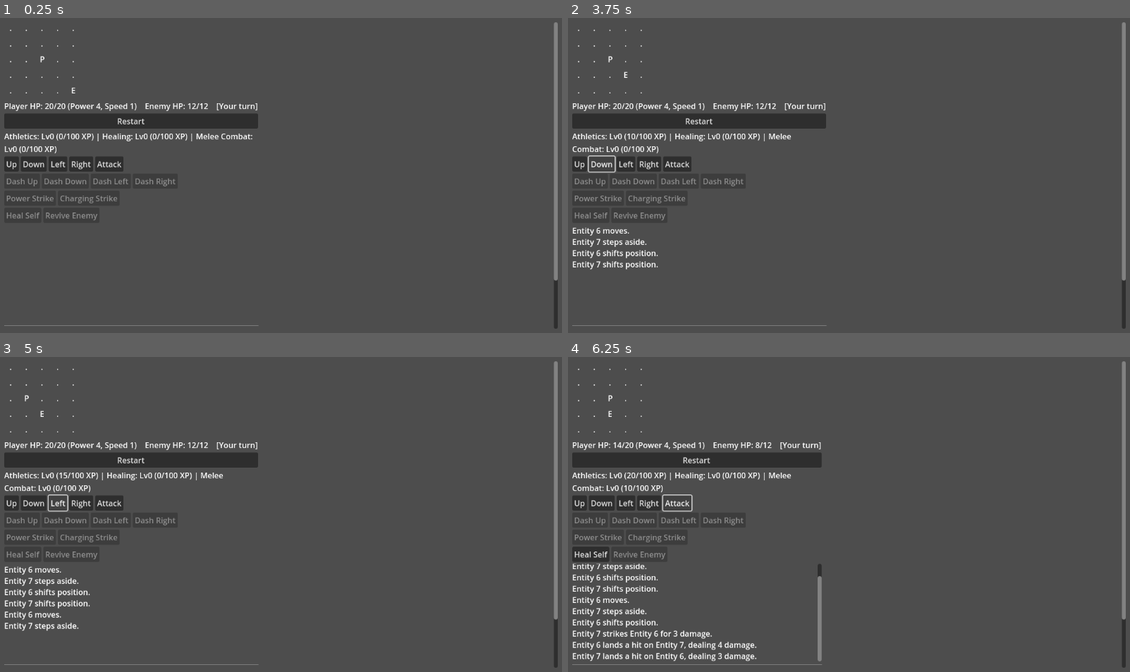
Above: before the commit, frames 1-4 (two rows, left to right).
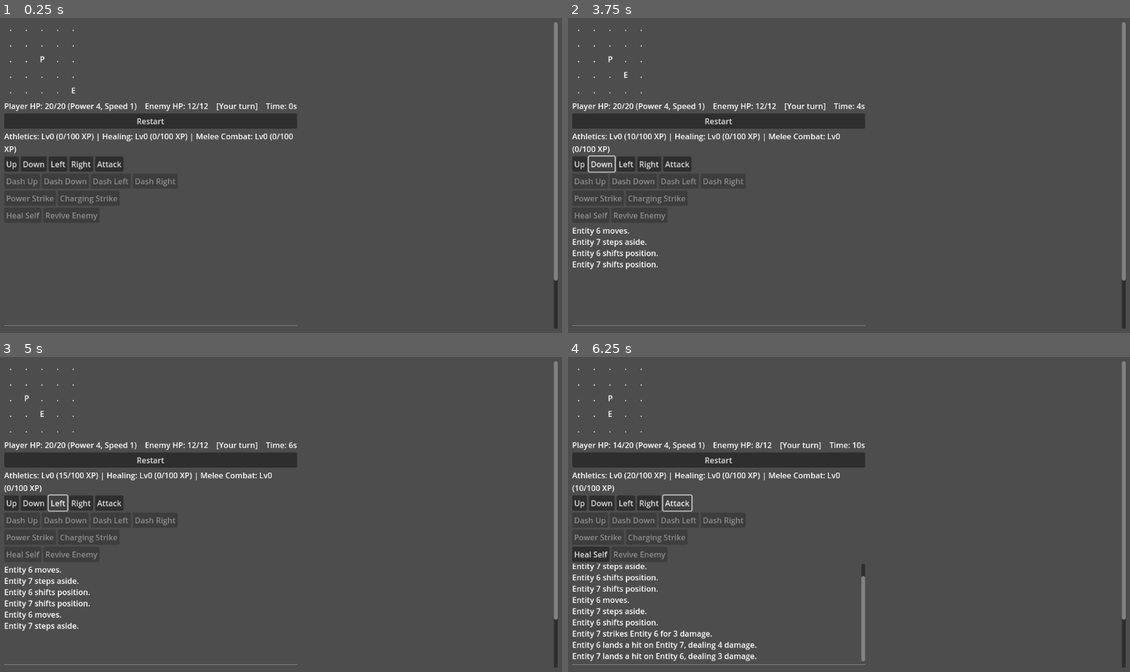
Above: after the commit, the same moments.

Repository: AccessITDev/stats-test
Game: Godot game, scene res://main.tscn
Same seed, same stepped clock (60 frames per second), same inputs: the game is played once before the commit and once after it.
Inputs:
- Up to frame 1 (0.25 s): no input
- Up to frame 2 (3.75 s): click "Restart" at 0.5 s; click "Restart" at 1.25 s; click "Restart" at 2 s; click "Up" at 2.75 s; click "Down" at 3.5 s
- Up to frame 3 (5 s): click "Left" at 4.25 s
- Up to frame 4 (6.25 s): click "Right" at 5 s; click "Attack" at 5.75 s

The runs differ from the first frame. In frame 1, 0.7% of the frame differs, in the area x 0-53%, y 27-98%; in frame 2, 0.7%; in frame 3, 0.7%; in frame 4, 1.2%.

Commit message:
Turn Scheduler adjustments and time tracking

Diff:
--- a/main.gd
+++ b/main.gd
@@ -114,6 +114,7 @@
 ## testing reset are the same action here.
 func _restart_game() -> void:
 	EntityRegistry.clear_all()
+	TurnScheduler.reset_elapsed_time()
 	log_display.clear()
 	game_over = false
 	up_button.disabled = false
@@ -375,10 +376,11 @@
 
 	var turn_label: String = "Game over" if game_over else ("Your turn" if TurnScheduler.get_active_entity() == player_id else "Enemy turn")
 	var player_turn_taker: TurnTakerComponent = EntityRegistry.get_component(player_id, "TurnTakerComponent")
-	stats_label.text = "Player HP: %d/%d (Power %d, Speed %d)    Enemy HP: %d/%d    [%s]" % [
+	stats_label.text = "Player HP: %d/%d (Power %d, Speed %d)    Enemy HP: %d/%d    [%s]    Time: %ds" % [
 		player_stats.current_hp, player_stats.max_hp, player_stats.power, player_turn_taker.speed,
 		enemy_stats.current_hp, enemy_stats.max_hp,
 		turn_label,
+		TurnScheduler.get_elapsed_seconds(),
 	]
 	skills_label.text = _build_skills_label_text(player_id)
 
--- a/project.godot
+++ b/project.godot
@@ -17,9 +17,9 @@
 [autoload]
 
 EntityRegistry="*res://systems/entity_registry.gd"
-TurnScheduler="*res://systems/turn_scheduler.gd"
 Grid="*res://systems/grid.gd"
 ActionResolver="*res://systems/action_resolver.gd"
+TurnScheduler="*res://systems/turn_scheduler.gd"
 AIController="*res://systems/ai_controller.gd"
 SkillRegistry="*res://systems/skill_registry.gd"
 ProgressionSystem="*res://systems/progression_system.gd"
--- a/systems/turn_scheduler.gd
+++ b/systems/turn_scheduler.gd
@@ -6,9 +6,17 @@
 ## an entity gets (pillar #8's eventual goal) is a separate, bigger step
 ## on top of this, not done here.
 ##
-## Registered as the autoload singleton "TurnScheduler" (see project.godot).
-## Deliberately has no class_name, same reason as EntityRegistry: Redot
-## doesn't allow a class_name and an autoload of the same name together.
+## Also owns the elapsed in-fiction time tracker from
+## TECHNICAL_DESIGN.md §9 (TIME_COSTS / get_elapsed_seconds /
+## reset_elapsed_time, below). Living here rather than a separate
+## autoload because turns are exactly what the clock measures; nothing
+## outside this file reads the total yet, on purpose - see those
+## functions' comments.
+##
+## Registered as the autoload singleton "TurnScheduler" (see
+## project.godot). Deliberately has no class_name, same reason as
+## EntityRegistry: Redot doesn't allow a class_name and an autoload of
+## the same name together.
 
 ## Fired whenever an entity's turn is skipped (recovering or dead), so it
 ## can be telegraphed to the player instead of silently vanishing. This
@@ -16,8 +24,76 @@
 ## see DESIGN_PILLARS.md's note on telegraphing.
 signal turn_skipped(event: GameEvent)
 
+## Seconds of in-fiction time charged per ActionResolver.action_resolved
+## event type - the concrete numbers behind TECHNICAL_DESIGN.md §9's
+## "each turn costs 1-3 seconds depending on the action." Move and
+## Attack match that doc's already-committed "moving and most
+## tactical-grid actions cost 1 second." Abilities don't have a
+## committed cost there yet - 2 seconds here is a reasoned placeholder
+## (inside the documented range, and distinct from the baseline so the
+## counter actually proves it can vary by type), not a locked decision.
+##
+## Flat per event_type, not per-ability - one real consequence worth
+## naming: Dash/Charging Strike call ActionResolver.resolve_move()
+## internally per cell (see EffectLibrary._dash's comment), so each cell
+## already adds its own "moved" second on top of the ability's own
+## "ability_used" cost - a 4-cell Dash costs 4 + 2 = 6 seconds this way,
+## not a flat 2. Not treated as a bug: unlike the identically-shaped
+## athletics-XP double-count question the same code already avoids via
+## an empty `trains`, charging for real distance covered seems like the
+## right call for a time budget, not a wrong one - but naming it here as
+## a real decision, not an oversight.
+const TIME_COSTS: Dictionary = {
+	"moved": 1,
+	"attack_hit": 1,
+	"attack_defeated": 1,
+	"ability_used": 2,
+}
+
 var _turn_order: Array[int] = []
 var _current_index: int = -1
+
+## Total in-fiction seconds elapsed from resolved actions since the last
+## reset_elapsed_time() call. Deliberately wired to nothing yet - no
+## generation length, no game-over, no consequence at all. This is the
+## smallest possible slice of TECHNICAL_DESIGN.md §9: prove the clock
+## itself accumulates correctly through real play before anything is
+## allowed to depend on it.
+var _elapsed_seconds: int = 0
+
+
+## Connects to ActionResolver so every resolved action is charged
+## automatically - same "signals over direct references" convention as
+## ProgressionSystem's identical connection to the same signal (see
+## CLAUDE.md's Coding Conventions). Also the first place in the project
+## where one autoload's _ready() depends on another autoload already
+## existing: Redot instantiates autoloads in project.godot's listed
+## order and calls each one's _ready() before the next is even created,
+## so this only works because ActionResolver was moved ahead of
+## TurnScheduler in that list specifically for this change (see
+## project.godot and CLAUDE.md's Working Process). ProgressionSystem
+## could already assume that ordering safely; TurnScheduler couldn't,
+## until now.
+func _ready() -> void:
+	ActionResolver.action_resolved.connect(_on_action_resolved)
+
+
+func _on_action_resolved(event: GameEvent) -> void:
+	_elapsed_seconds += TIME_COSTS.get(event.event_type, 0)
+
+
+func get_elapsed_seconds() -> int:
+	return _elapsed_seconds
+
+
+## Zeroes the clock. Deliberately not folded into start_round(): that's
+## called every time the turn order wraps (continuously during ordinary
+## play, once per lap through all turn-takers), not just when a new game
+## actually begins - tying the reset to it would silently zero the clock
+## every round instead of only on a real restart. main.gd's restart flow
+## calls this explicitly, alongside EntityRegistry.clear_all().
+func reset_elapsed_time() -> void:
+	_elapsed_seconds = 0
 
 
 ## Builds a fresh turn order from every entity currently holding a
--- a/tests/test_main_scene_integration.gd
+++ b/tests/test_main_scene_integration.gd
@@ -139,12 +139,14 @@
 	assert(main_instance.game_over, "game_over should now be true")
 	assert(attack_button.disabled, "Attack should be disabled once the game is truly over")
 	assert(log_display.get_parsed_text().contains("You have fallen"), "Log should show the player-death message: %s" % log_display.get_parsed_text())
+	assert(TurnScheduler.get_elapsed_seconds() > 0, "Sanity check: real actions before restart should have accumulated some elapsed time")
 
 	# --- Restart: full reset, regardless of game_over ---
 	var old_player_id: int = main_instance.player_id
 	restart_button.pressed.emit()
 	await get_tree().process_frame
 	assert(not main_instance.game_over, "game_over should be false after restart")
+	assert(TurnScheduler.get_elapsed_seconds() == 0, "Restart should reset the elapsed time clock, not just game state")
 	assert(main_instance.player_id != old_player_id, "Restart should create a fresh player entity, not reuse the old id")
 	assert(not attack_button.disabled, "Buttons should be re-enabled after restart")
 	assert(log_display.get_parsed_text() == "", "Log should be cleared on restart")
--- a/tests/test_turn_scheduler_scene.gd
+++ b/tests/test_turn_scheduler_scene.gd
@@ -46,5 +46,48 @@
 	TurnScheduler.advance_turn()
 	assert(TurnScheduler.get_active_entity() == entity_b, "entity_b should be third")
 
+	# --- Elapsed time tracking (TECHNICAL_DESIGN.md §9): the smallest
+	# possible slice - just prove seconds accumulate correctly per
+	# resolved action type. No consequence wired to this yet. ---
+	assert(TurnScheduler.get_elapsed_seconds() == 0, "Elapsed time should start at 0 before any action resolves")
+
+	var mover_id: int = EntityRegistry.create_entity()
+	var mover_pos := PositionComponent.new()
+	mover_pos.grid_position = Vector2i(0, 0)
+	EntityRegistry.add_component(mover_id, mover_pos)
+
+	ActionResolver.resolve_move(mover_id, ActionResolver.Direction.RIGHT)
+	assert(TurnScheduler.get_elapsed_seconds() == 1, "A move should cost 1 second, got %d" % TurnScheduler.get_elapsed_seconds())
+
+	var attacker_id: int = EntityRegistry.create_entity()
+	var attacker_pos := PositionComponent.new()
+	attacker_pos.grid_position = Vector2i(2, 0)
+	EntityRegistry.add_component(attacker_id, attacker_pos)
+	var attacker_stats := StatsComponent.new()
+	attacker_stats.power = 1
+	EntityRegistry.add_component(attacker_id, attacker_stats)
+	EntityRegistry.add_component(attacker_id, SkillsComponent.new())  # needed for resolve_ability below
+
+	var victim_id: int = EntityRegistry.create_entity()
+	var victim_pos := PositionComponent.new()
+	victim_pos.grid_position = Vector2i(3, 0)  # adjacent to attacker
+	EntityRegistry.add_component(victim_id, victim_pos)
+	EntityRegistry.add_component(victim_id, StatsComponent.new())
+
+	ActionResolver.resolve_attack(attacker_id, victim_id)
+	assert(TurnScheduler.get_elapsed_seconds() == 2, "An attack should add 1 more second (1 move + 1 attack), got %d" % TurnScheduler.get_elapsed_seconds())
+
+	TurnScheduler.reset_elapsed_time()
+	assert(TurnScheduler.get_elapsed_seconds() == 0, "reset_elapsed_time should zero the clock")
+
+	# A rejected action never reaches ActionResolver.action_resolved, so it shouldn't cost anything.
+	var illegal_move: GameEvent = ActionResolver.resolve_move(mover_id, ActionResolver.Direction.UP)  # mover is at (1,0); UP goes to (1,-1), off-grid
+	assert(illegal_move == null, "Sanity check: moving off-grid should be rejected")
+	assert(TurnScheduler.get_elapsed_seconds() == 0, "A rejected action should not cost any time")
+
+	var heal_event: GameEvent = ActionResolver.resolve_ability(attacker_id, "heal", victim_id)
+	assert(heal_event != null, "Heal should succeed - victim is alive")
+	assert(TurnScheduler.get_elapsed_seconds() == 2, "An ability should cost 2 seconds, got %d" % TurnScheduler.get_elapsed_seconds())
+
 	print("TurnScheduler smoke test: all assertions passed.")
 	get_tree().quit()
